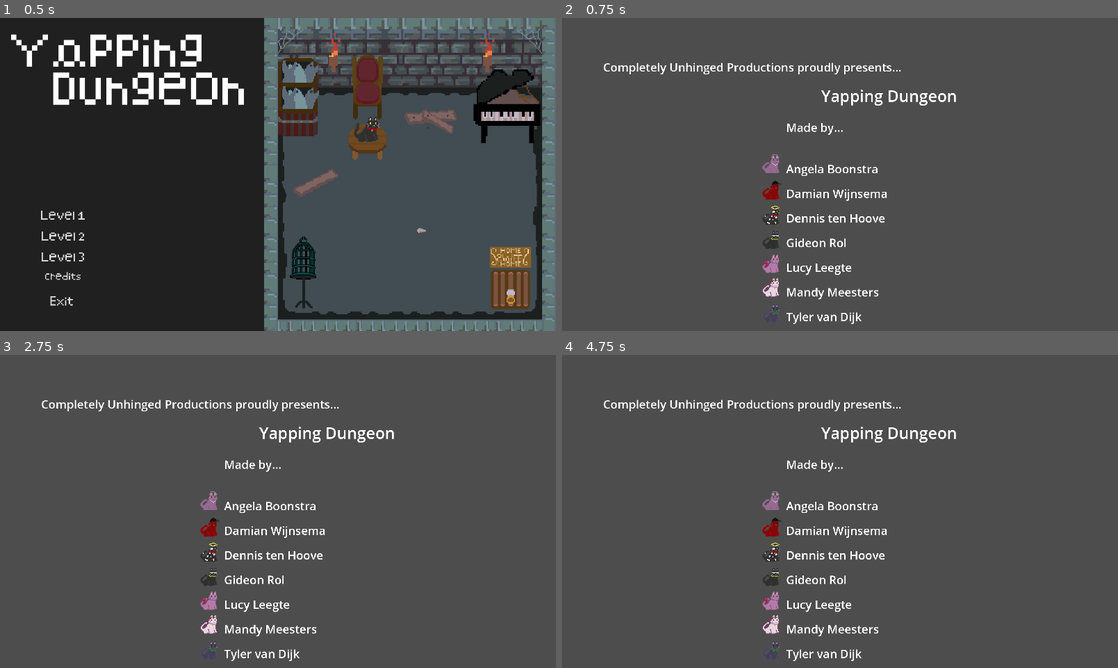
Above: before the commit, frames 1-4 (two rows, left to right).
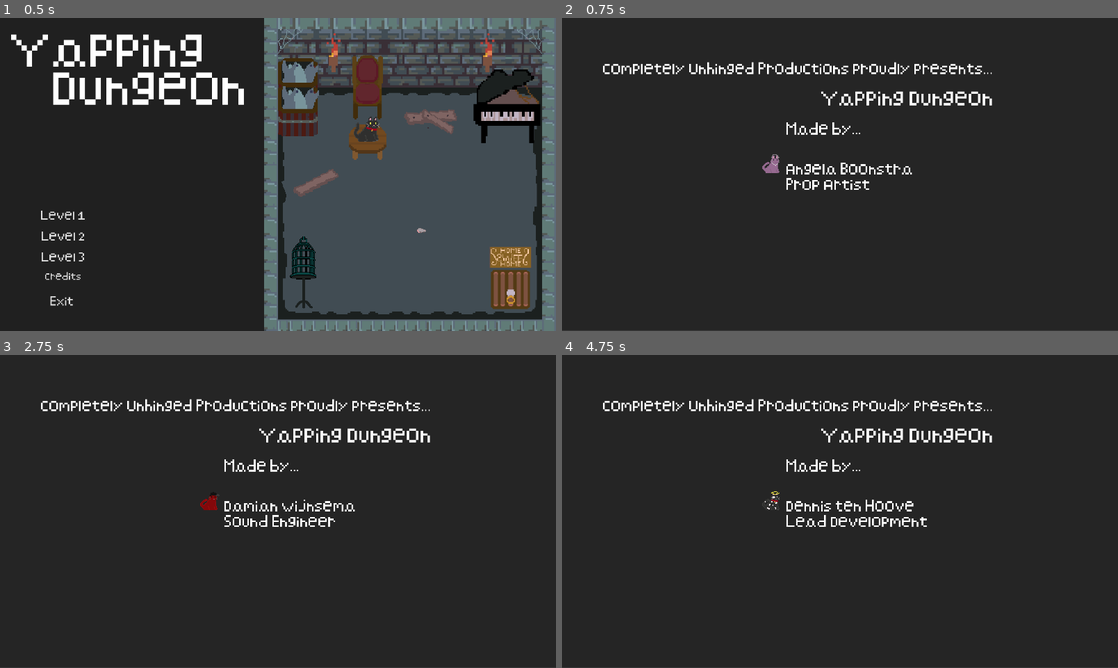
Above: after the commit, the same moments.

Repository: dennis1248/global-game-jam-groningen-2024
Game: Godot game, scene res://menu/main.tscn
Two runs of this game, one before a commit and one after it. Both use one fixed random seed, a clock stepped at 60 frames per second and the inputs below.
Inputs:
- Up to frame 1 (0.5 s): no input
- Up to frame 2 (0.75 s): click "Credits" at 0.5 s
- Up to frame 3 (2.75 s): tap Enter at 1.25 s; hold D (right) 1.28-2.03 s; tap Space at 2 s; hold S (down) from 2.03 s (still down)
- Up to frame 4 (4.75 s): release S (down) at 2.78 s; hold D (right) 2.78-3.53 s; tap Enter at 3.5 s; hold W (up) 3.53-4.28 s; tap Space at 4.25 s; hold A (left) from 4.28 s (still down)

Frame 1 is identical in both runs. In frame 2, 99% of the frame differs, in the area x 0-100%, y 0-100%; in frame 3, 99%; in frame 4, 99%.

Commit message:
credits

Diff:
--- a/menu/credits.gd
+++ b/menu/credits.gd
@@ -1,8 +1,40 @@
 extends Control
+var counter: int = 0
 
 func _on_timer_timeout():
 	get_tree().change_scene_to_file("res://menu/main.tscn")
 
 
 func _on_loop_through_credits_timeout():
-	%BoxContainer/Label5.hide()
+	counter += 1
+	%LoopThroughCredits.start()
+	if counter == 1:
+		%Label10.visible = false
+		%Angela.visible = false
+		%Label5.visible = true
+		%Damian.visible = true
+	elif counter == 2:
+		%Label5.visible = false
+		%Damian.visible = false
+		%Label4.visible = true
+		%Dennis.visible = true
+	elif counter == 3:
+		%Label4.visible = false
+		%Dennis.visible = false
+		%Label8.visible = true
+		%Gideon.visible = true
+	elif counter == 4:
+		%Label8.visible = false
+		%Gideon.visible = false
+		%Label7.visible = true
+		%Lucy.visible = true
+	elif counter == 5:
+		%Label7.visible = false
+		%Lucy.visible = false
+		%Label6.visible = true
+		%Mandy.visible = true
+	elif counter == 6:
+		%Label6.visible = false
+		%Mandy.visible = false
+		%Label9.visible = true
+		%Tyler.visible = true
--- a/menu/credits.tscn
+++ b/menu/credits.tscn
@@ -1,7 +1,8 @@
-[gd_scene load_steps=9 format=3 uid="uid://dixwsqfskeo0n"]
+[gd_scene load_steps=10 format=3 uid="uid://dixwsqfskeo0n"]
 
 [ext_resource type="Script" path="res://menu/credits.gd" id="1_7bgp8"]
 [ext_resource type="Texture2D" uid="uid://yet83janwr3i" path="res://art/cats/ProfilepictureCat_Angela.png" id="2_ulqr4"]
+[ext_resource type="FontFile" uid="uid://dg4h0axpdii5x" path="res://fonts/pixely[1].ttf" id="2_wrl60"]
 [ext_resource type="Texture2D" uid="uid://31ij56g378x6" path="res://art/cats/ProfilepictureCat_Damian.png" id="3_ty4pp"]
 [ext_resource type="Texture2D" uid="uid://cu763atlnvk5r" path="res://art/cats/ProfilepictureCat_Dennis.png" id="4_c2x3a"]
 [ext_resource type="Texture2D" uid="uid://cxj06tn5vwe41" path="res://art/cats/ProfilepictureCat_Gideon.png" id="5_dsiku"]
@@ -18,12 +19,19 @@
 grow_vertical = 2
 script = ExtResource("1_7bgp8")
 
+[node name="ColorRect" type="ColorRect" parent="."]
+layout_mode = 0
+offset_right = 1920.0
+offset_bottom = 1079.0
+color = Color(0.145098, 0.145098, 0.145098, 1)
+
 [node name="Label2" type="Label" parent="."]
 layout_mode = 0
 offset_left = 142.0
 offset_top = 142.0
 offset_right = 1164.0
 offset_bottom = 197.0
+theme_override_fonts/font = ExtResource("2_wrl60")
 theme_override_font_sizes/font_size = 40
 text = "Completely Unhinged Productions proudly presents..."
 
@@ -33,6 +41,7 @@
 offset_top = 230.0
 offset_right = 1365.0
 offset_bottom = 306.0
+theme_override_fonts/font = ExtResource("2_wrl60")
 theme_override_font_sizes/font_size = 55
 text = "Yapping Dungeon
 "
@@ -48,88 +57,131 @@
 
 [node name="Label" type="Label" parent="BoxContainer"]
 layout_mode = 2
+theme_override_fonts/font = ExtResource("2_wrl60")
 theme_override_font_sizes/font_size = 40
 text = "Made by...
 
 "
 
 [node name="Label10" type="Label" parent="BoxContainer"]
+unique_name_in_owner = true
 layout_mode = 2
+theme_override_fonts/font = ExtResource("2_wrl60")
 theme_override_font_sizes/font_size = 40
-text = "Angela Boonstra"
+text = "Angela Boonstra
+Prop Artist"
 
 [node name="Label5" type="Label" parent="BoxContainer"]
+unique_name_in_owner = true
+visible = false
 layout_mode = 2
+theme_override_fonts/font = ExtResource("2_wrl60")
 theme_override_font_sizes/font_size = 40
-text = "Damian Wijnsema"
+text = "Damian Wijnsema
+Sound Engineer "
 
 [node name="Label4" type="Label" parent="BoxContainer"]
+unique_name_in_owner = true
+visible = false
 layout_mode = 2
+theme_override_fonts/font = ExtResource("2_wrl60")
 theme_override_font_sizes/font_size = 40
-text = "Dennis ten Hoove"
+text = "Dennis ten Hoove
+Lead Development"
 
 [node name="Label8" type="Label" parent="BoxContainer"]
+unique_name_in_owner = true
+visible = false
 layout_mode = 2
+theme_override_fonts/font = ExtResource("2_wrl60")
 theme_override_font_sizes/font_size = 40
-text = "Gideon Rol"
+text = "Gideon Rol
+Environment Artist"
 
 [node name="Label7" type="Label" parent="BoxContainer"]
+unique_name_in_owner = true
+visible = false
 layout_mode = 2
+theme_override_fonts/font = ExtResource("2_wrl60")
 theme_override_font_sizes/font_size = 40
-text = "Lucy Leegte"
+text = "Lucy Leegte
+Prop Artist"
 
 [node name="Label6" type="Label" parent="BoxContainer"]
+unique_name_in_owner = true
+visible = false
 layout_mode = 2
+theme_override_fonts/font = ExtResource("2_wrl60")
 theme_override_font_sizes/font_size = 40
-text = "Mandy Meesters"
+text = "Mandy Meesters
+Character Artist"
 
 [node name="Label9" type="Label" parent="BoxContainer"]
+unique_name_in_owner = true
+visible = false
 layout_mode = 2
+theme_override_fonts/font = ExtResource("2_wrl60")
 theme_override_font_sizes/font_size = 40
-text = "Tyler van Dijk"
+text = "Tyler van Dijk
+Developer"
 
 [node name="Angela" type="Sprite2D" parent="BoxContainer"]
+unique_name_in_owner = true
 position = Vector2(-50, 160)
 scale = Vector2(2, 2)
 texture = ExtResource("2_ulqr4")
 
 [node name="Damian" type="Sprite2D" parent="BoxContainer"]
-position = Vector2(-50, 250)
+unique_name_in_owner = true
+visible = false
+position = Vector2(-50, 160)
 scale = Vector2(2, 2)
 texture = ExtResource("3_ty4pp")
 
 [node name="Dennis" type="Sprite2D" parent="BoxContainer"]
-position = Vector2(-50, 338)
+unique_name_in_owner = true
+visible = false
+position = Vector2(-50, 160)
 scale = Vector2(2, 2)
 texture = ExtResource("4_c2x3a")
 
 [node name="Gideon" type="Sprite2D" parent="BoxContainer"]
-position = Vector2(-50, 421)
+unique_name_in_owner = true
+visible = false
+position = Vector2(-50, 160)
 scale = Vector2(2, 2)
 texture = ExtResource("5_dsiku")
 
 [node name="Lucy" type="Sprite2D" parent="BoxContainer"]
-position = Vector2(-50, 503)
+unique_name_in_owner = true
+visible = false
+position = Vector2(-50, 160)
 scale = Vector2(2, 2)
 texture = ExtResource("6_sl2vd")
 
 [node name="Mandy" type="Sprite2D" parent="BoxContainer"]
-position = Vector2(-50, 585)
+unique_name_in_owner = true
+visible = false
+position = Vector2(-50, 160)
 scale = Vector2(2, 2)
 texture = ExtResource("7_mjjid")
 
 [node name="Tyler" type="Sprite2D" parent="BoxContainer"]
-position = Vector2(-50, 674)
+unique_name_in_owner = true
+visible = false
+position = Vector2(-50, 160)
 scale = Vector2(2, 2)
 texture = ExtResource("8_7r3vg")
 
 [node name="Timer" type="Timer" parent="."]
-wait_time = 6.0
+wait_time = 12.0
 one_shot = true
 autostart = true
 
 [node name="LoopThroughCredits" type="Timer" parent="."]
+unique_name_in_owner = true
 wait_time = 2.0
+autostart = true
 
 [connection signal="timeout" from="Timer" to="." method="_on_timer_timeout"]
 [connection signal="timeout" from="LoopThroughCredits" to="." method="_on_loop_through_credits_timeout"]
--- a/props/cat_idle.tscn
+++ b/props/cat_idle.tscn
@@ -29,7 +29,7 @@
 texture = ExtResource("1_t4vx6")
 hframes = 4
 vframes = 4
-frame = 8
+frame = 5
 script = ExtResource("2_8x6xi")
 
 [node name="AnimationPlayer" type="AnimationPlayer" parent="."]
